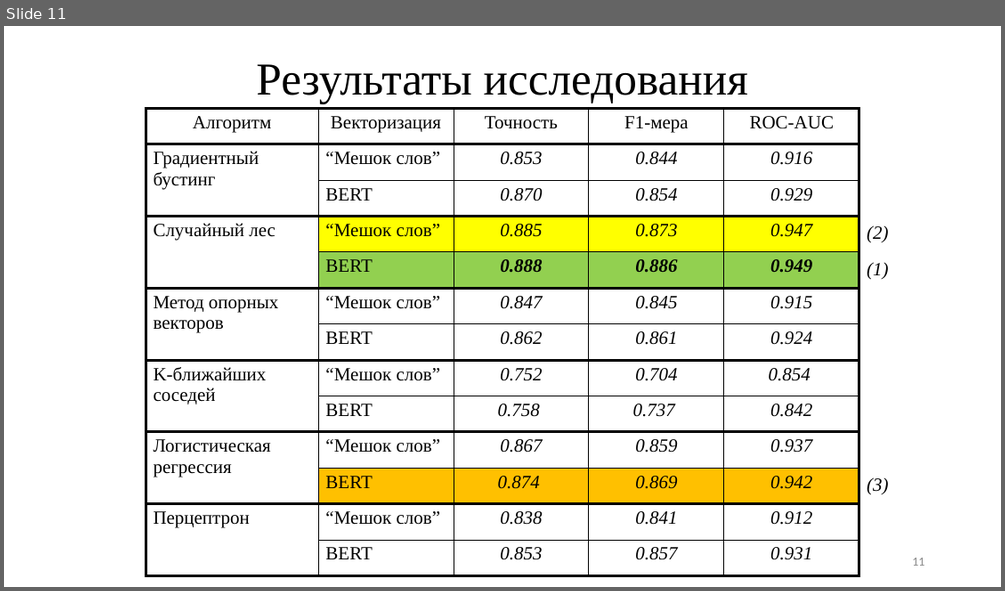
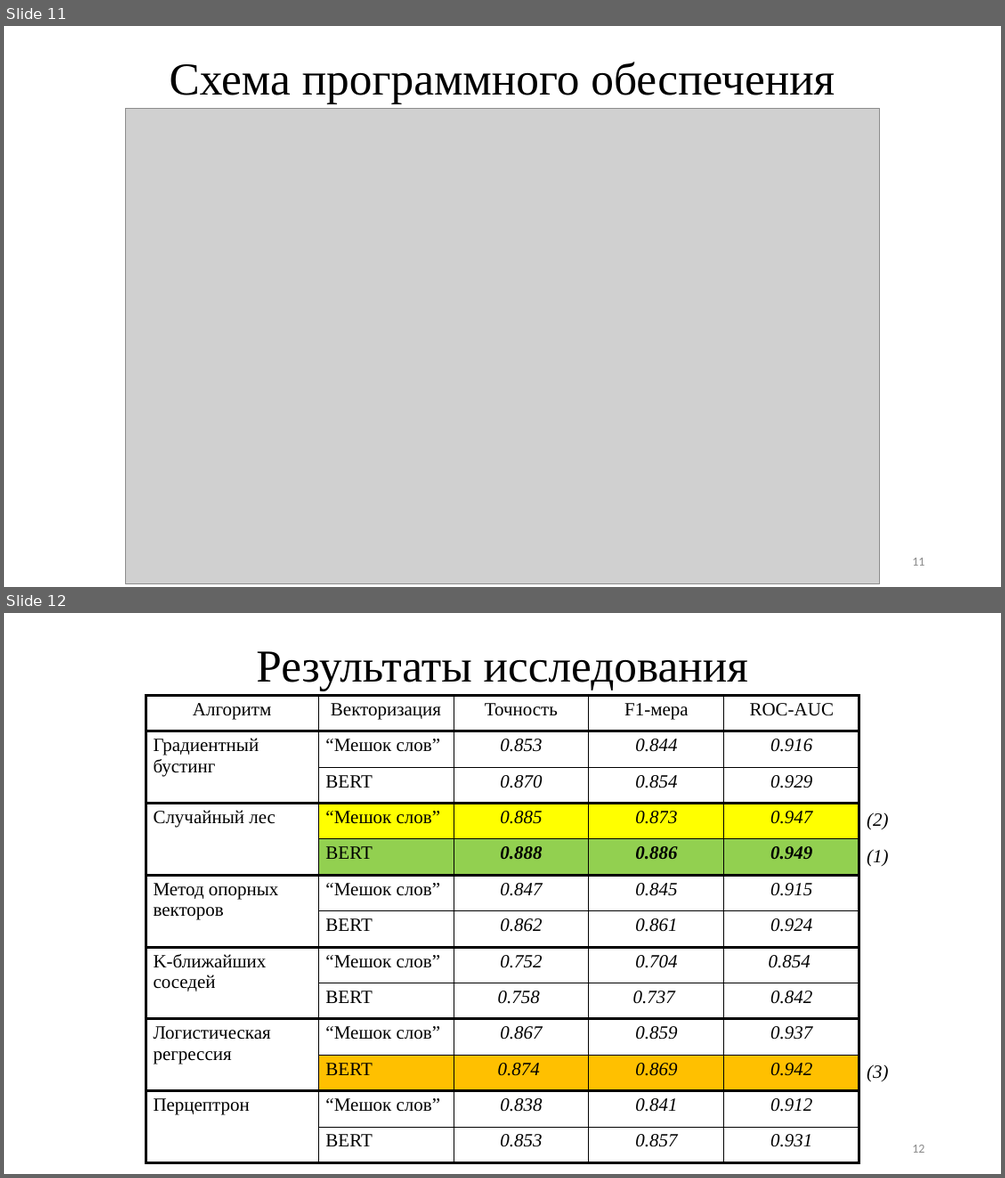
Before and after one commit to TheSawIsTheLaw/iWannaKillMyself, a slide deck: iWannaNote/iHatePresentations/presentation.pptx. Shown one above the other, each under a label of ours: slide 11 before the commit, slides 11 and 12 after it. The pictures are 1005x591 and 1005x1178 pixels, drawn with LibreOffice and Linux fonts; fonts in the diff are those of the drawing; grey boxes stand for pictures. Boxes give left, top, right and bottom in pixels: in the first picture for what was removed or moved away, otherwise in the second. Text is boxed around its words. In the diff, an @@ line names an element or a change of style, - is before the commit and + after.

```diff
--- a/iWannaNote/iHatePresentations/presentation.pptx
+++ b/iWannaNote/iHatePresentations/presentation.pptx
@@ slide 11 added at [4,26,1001,587], background #FFFFFF @@
@@ title added at [170,62,834,104], 44 pt, text #000000 @@
+Схема программного обеспечения
@@ picture added at [126,108,880,584] @@
@@ page number added at [912,557,924,565], 12 pt, text #8C8C8C @@
+11
@@ what was slide 11 is now slide 12 @@
@@ page number at [912,1144,924,1152]: text changed @@
-11
+12
```
Also in this commit, not shown: 4 other files.
